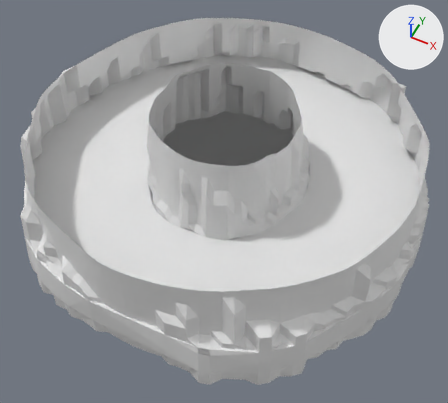
Two versions of the Blender file art/ground/PeakRoots.blend, one commit apart.
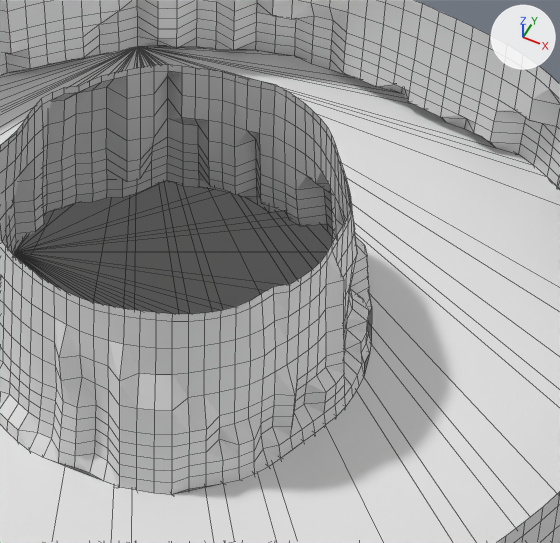
There are two pictures of each version: one whole from a 50 mm lens placed at (227.0, -462.0, 560.0), pointed at (11.0, -29.0, 19.0), one close up on the part from 35% to 87% of the width and 9% to 65% of the height. Arrows for +X, +Y and +Z are at upper right; the lights stay in place. The older version's two pictures come first. The close-ups show mesh edges as thin lines.

The older version as bpy lines, for what is in view:
```python
me_mainroot = bpy.data.meshes.new('MainRoot')
me_mainroot.from_pydata(...)  # 2048 vertices, 1921 faces; spans x -237.0..233.0, y -224.0..241.0, z -22.0..106.0
me_mainroot.materials.append(mat_rootrock)  # white #e7e7e7
me_peakroot = bpy.data.meshes.new('PeakRoot')
me_peakroot.from_pydata(...)  # 1440 vertices, 1361 faces; spans x -106.0..108.0, y -103.0..118.0, z -22.0..130.0
me_peakroot.materials.append(mat_rootrock)  # white #e7e7e7
me_peakrootfoot = bpy.data.meshes.new('PeakRootFoot')
me_peakrootfoot.from_pydata(...)  # 152 vertices, 300 faces; spans x -106.0..107.0, y -103.0..116.0, z 0.0..35.0
me_peakrootfoot.materials.append(mat_rootrock)  # white #e7e7e7
ob_mainroot = bpy.data.objects.new('MainRoot', me_mainroot)
ob_mainroot.location = (0.0, 0.0, 0.0)
ob_peakroot = bpy.data.objects.new('PeakRoot', me_peakroot)
ob_peakroot.location = (0.0, 0.0, 0.0)
ob_peakrootfoot = bpy.data.objects.new('PeakRootFoot', me_peakrootfoot)
ob_peakrootfoot.location = (0.0, 0.0, 0.0)
# also in view: 'MainRootFoot' at (-2.0, 8.0, 18.0)
```
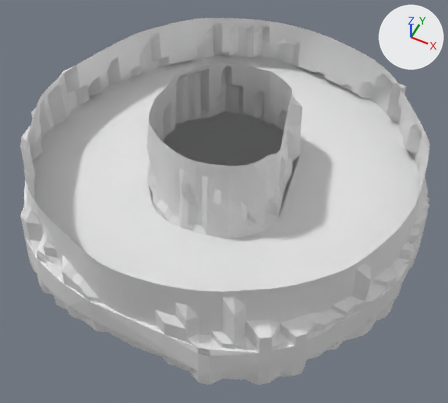
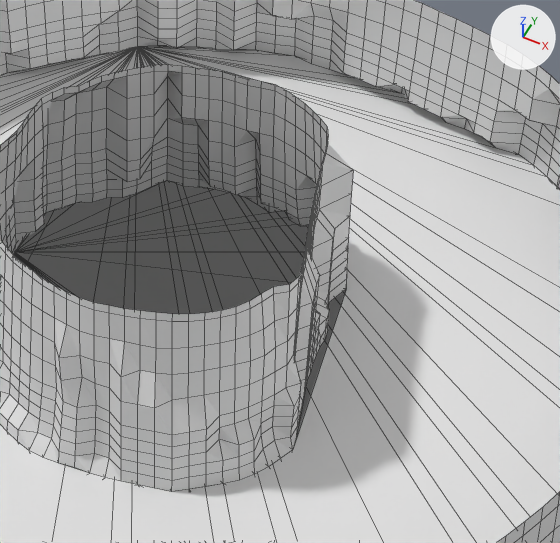
Commit message: Fit the peak roots to both spirit pillar versions

Where the change shows, as pixel boxes [x1, y1, x2, y2] in the close-ups (560 x 543 px; the box of a moved part takes in the faces that stretch with it):
'PeakRoot', reshaped
    before: [0, 64, 372, 495]
    after: [0, 64, 354, 492]
'PeakRootFoot', reshaped (7% narrower)
    before: [14, 181, 372, 489]
    after: [14, 180, 346, 486]
part 1 of me_peakroot, moved or reshaped
    before: [90, 128, 372, 495]
    after: [90, 130, 354, 492]
part 2 of me_peakrootfoot, moved or reshaped
    before: [15, 252, 372, 489]
    after: [16, 252, 346, 486]

Patch to the scene script:
```diff
--- a/art/ground/PeakRoots.blend.py
+++ b/art/ground/PeakRoots.blend.py
@@ me_peakroot @@
 # used by ob_peakroot; location = (0.0, 0.0, 0.0)
-me_peakroot.from_pydata(...)  # 1440 vertices, 1361 faces; spans x -106.0..108.0, y -103.0..118.0, z -22.0..130.0
+me_peakroot.from_pydata(...)  # 1440 vertices, 1361 faces; spans x -106.0..87.0, y -103.0..118.0, z -22.0..130.0
+# me_peakroot part 1: 427 of 1440 vertices moved; they spanned x 13.0..108.0, y -100.0..102.0, z -22.0..130.0 and now span x 13.0..87.0, y -98.0..96.0, z -22.0..130.0; mean shift (-12.0, -3.0, 0.0); largest move (108.0, 17.0, -22.0) -> (72.0, 11.0, -22.0)
 me_peakroot.materials.append(mat_rootrock)
@@ me_peakrootfoot @@
 # used by ob_peakrootfoot; location = (0.0, 0.0, 0.0)
-me_peakrootfoot.from_pydata(...)  # 152 vertices, 300 faces; spans x -106.0..107.0, y -103.0..116.0, z 0.0..35.0
+me_peakrootfoot.from_pydata(...)  # 132 vertices, 260 faces; spans x -106.0..87.0, y -103.0..116.0, z 0.0..35.0
+# me_peakrootfoot part 2
+# 63 vertices are removed from x -102.0..107.0, y -103.0..86.0, z 0.0..35.0
+# 181 faces are deleted
+# 37 vertices are added at x -100.0..87.0, y -102.0..95.0, z 0.0..35.0
+# 6 new vertices lie (0.0, 0.0, 7.0) away from vertices in x -8.0..87.0, y -102.0..67.0, z 0.0..28.0
+# 141 new faces join them
 me_peakrootfoot.materials.append(mat_rootrock)
```
